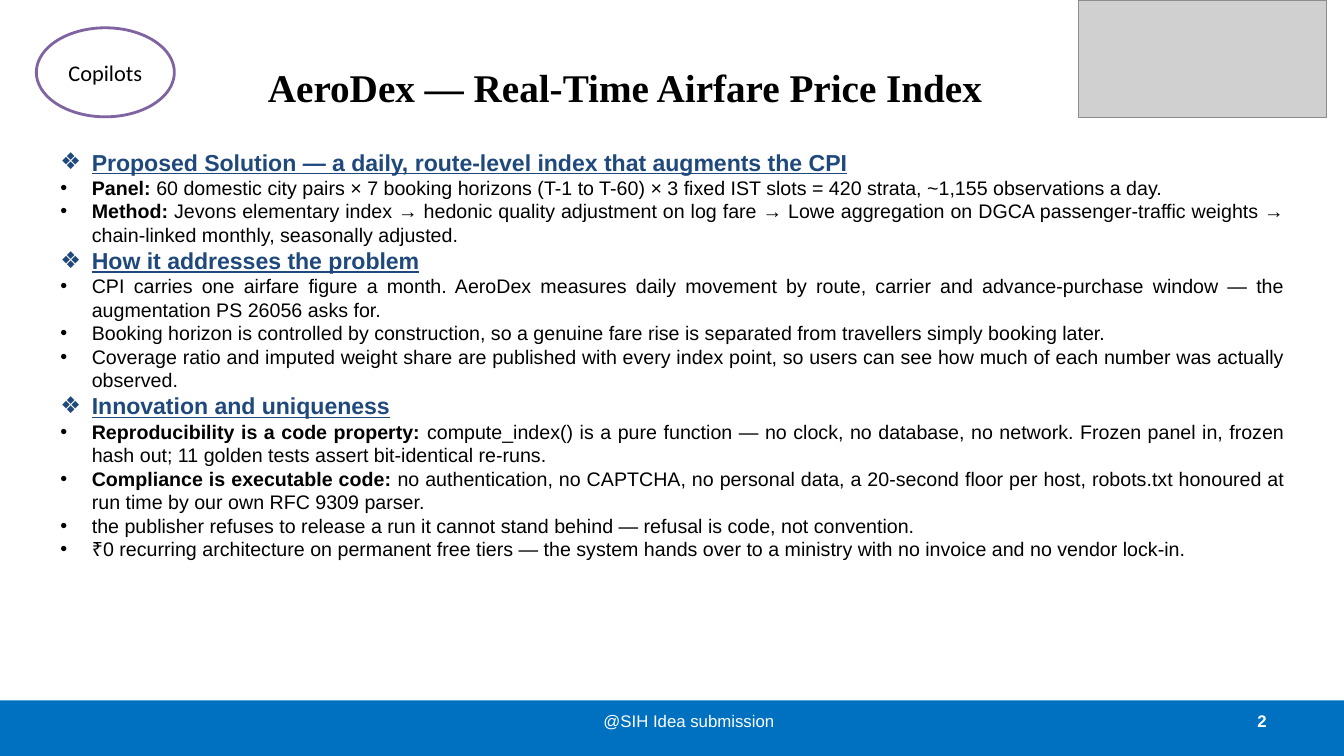
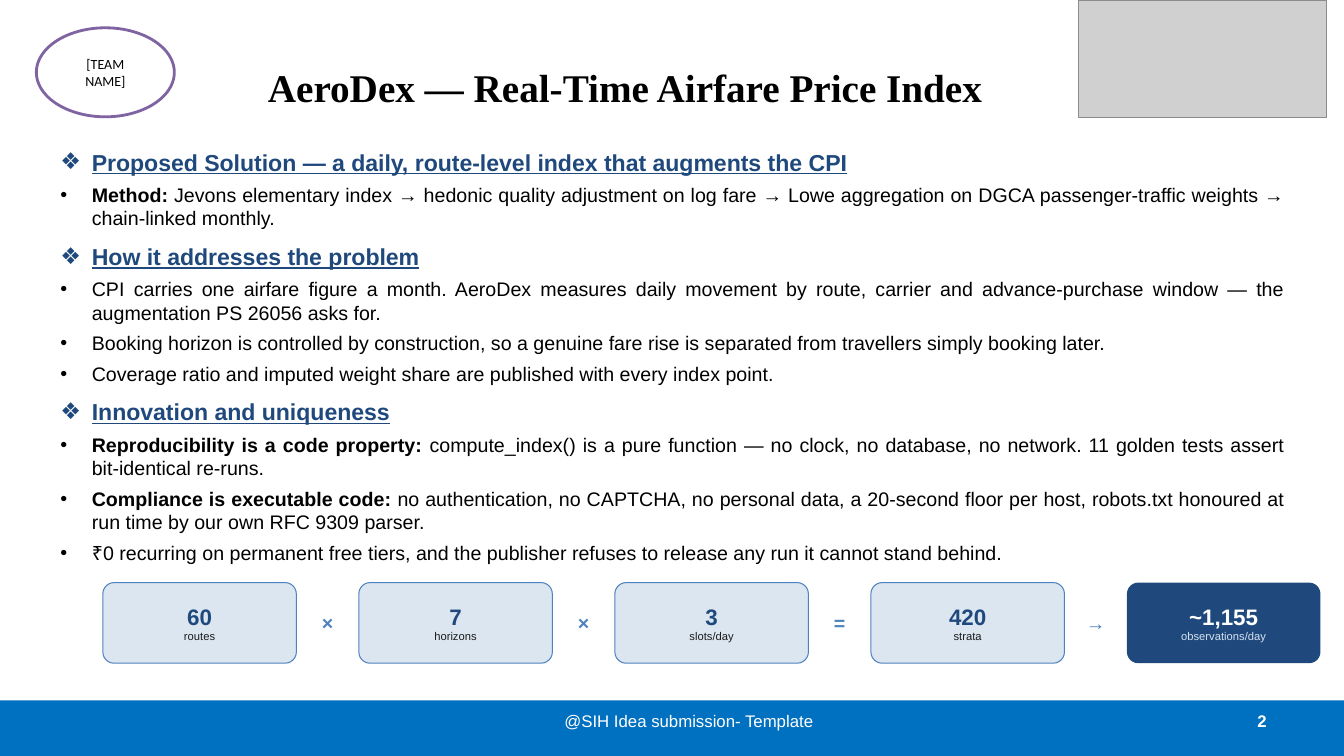
Before and after one commit to Naveen-Boddepalli/aerodex, a slide deck: slide 2 of docs/AeroDex-SIH2026-Idea.pptx. Drawn at 1344x756 pixels with LibreOffice and Linux fonts; fonts in the diff are those of the drawing; grey boxes stand for pictures. Boxes give left, top, right and bottom in pixels: in the first picture for what was removed or moved away, otherwise in the second. Text is boxed around its words. In the diff, an @@ line names an element or a change of style, - is before the commit and + after.

```diff
--- a/docs/AeroDex-SIH2026-Idea.pptx
+++ b/docs/AeroDex-SIH2026-Idea.pptx
@@ text in ellipse at [85,59,125,88]: text changed; size 16 to 10 pt @@
-Copilots
+[TEAM NAME]
@@ text at [92,154,1283,533]: more space between paragraphs @@
@@ text at [92,187,1259,229]: text changed @@
-• Panel: 60 domestic city pairs × 7 booking horizons (T-1 to T-60) × 3 fixed IST slots = 420 strata, ~1,155 observations a day.
-• Method: Jevons elementary index → hedonic quality adjustment on log fare → Lowe aggregation on DGCA passenger-traffic weights → chain-linked monthly, seasonally adjusted.
+• Method: Jevons elementary index → hedonic quality adjustment on log fare → Lowe aggregation on DGCA passenger-traffic weights → chain-linked monthly.
@@ text at [92,366,774,385]: text changed @@
-• Coverage ratio and imputed weight share are published with every index point, so users can see how much of each number was actually observed.
+• Coverage ratio and imputed weight share are published with every index point.
@@ text at [92,437,1283,476]: text changed @@
-• Reproducibility is a code property: compute_index() is a pure function — no clock, no database, no network. Frozen panel in, frozen hash out; 11 golden tests assert bit-identical re-runs.
+• Reproducibility is a code property: compute_index() is a pure function — no clock, no database, no network. 11 golden tests assert bit-identical re-runs.
@@ text at [103,545,1001,564]: text changed @@
-• the publisher refuses to release a run it cannot stand behind — refusal is code, not convention.
-• ₹0 recurring architecture on permanent free tiers — the system hands over to a ministry with no invoice and no vendor lock-in.
+• ₹0 recurring on permanent free tiers, and the publisher refuses to release any run it cannot stand behind.
@@ rounded rectangle added at [103,583,296,663], fill #DCE6F1, outline #4F81BD 0.75 pt, 8 pt, text #1A1A1A @@
+60
+routes
@@ text added at [296,583,359,663], 14 pt, text #4F81BD, bold @@
+×
@@ rounded rectangle added at [359,583,553,663], fill #DCE6F1, outline #4F81BD 0.75 pt, 8 pt, text #1A1A1A @@
+7
+horizons
@@ text added at [553,583,615,663], 14 pt, text #4F81BD, bold @@
+×
@@ rounded rectangle added at [615,583,809,663], fill #DCE6F1, outline #4F81BD 0.75 pt, 8 pt, text #1A1A1A @@
+3
+slots/day
@@ text added at [809,583,871,663], 14 pt, text #4F81BD, bold @@
+=
@@ rounded rectangle added at [871,583,1065,663], fill #DCE6F1, outline #4F81BD 0.75 pt, 8 pt, text #1A1A1A @@
+420
+strata
@@ text added at [1065,583,1127,663], 14 pt, text #4F81BD, bold @@
+→
@@ rounded rectangle added at [1127,583,1321,663], fill #1F497D, 8 pt, text #D6E2F0 @@
+~1,155
+observations/day
@@ text at [564,715,813,731]: text changed @@
-@SIH Idea submission
+@SIH Idea submission- Template
```
Also in this commit, not shown: 5 other slides changed, 2 other files.
